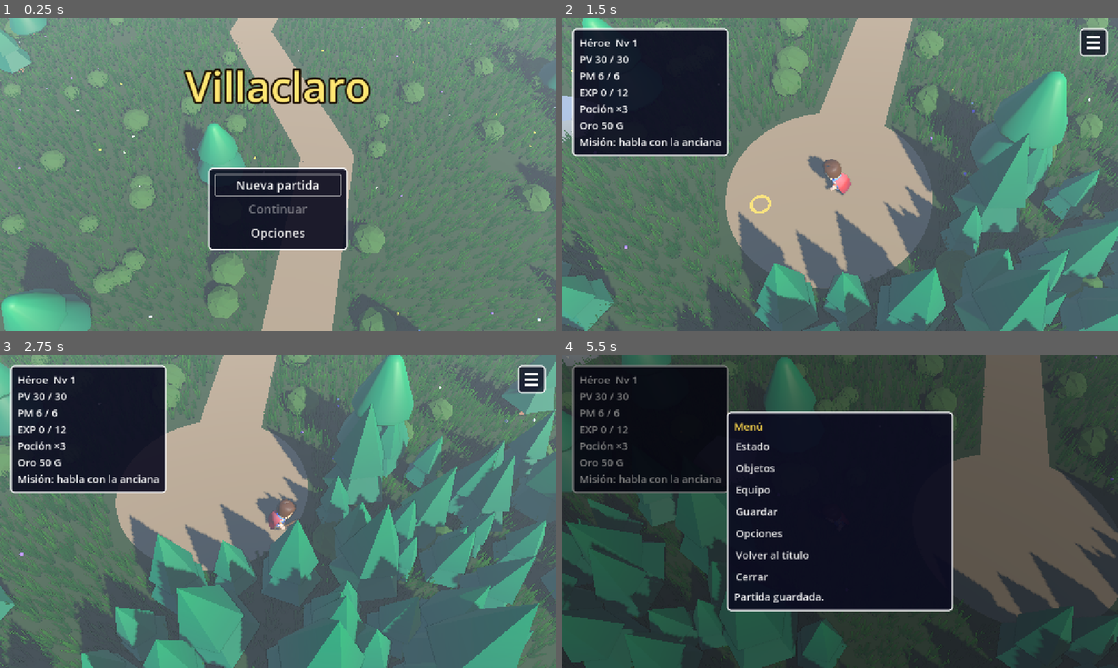
Above: before the commit, frames 1-4 (two rows, left to right).
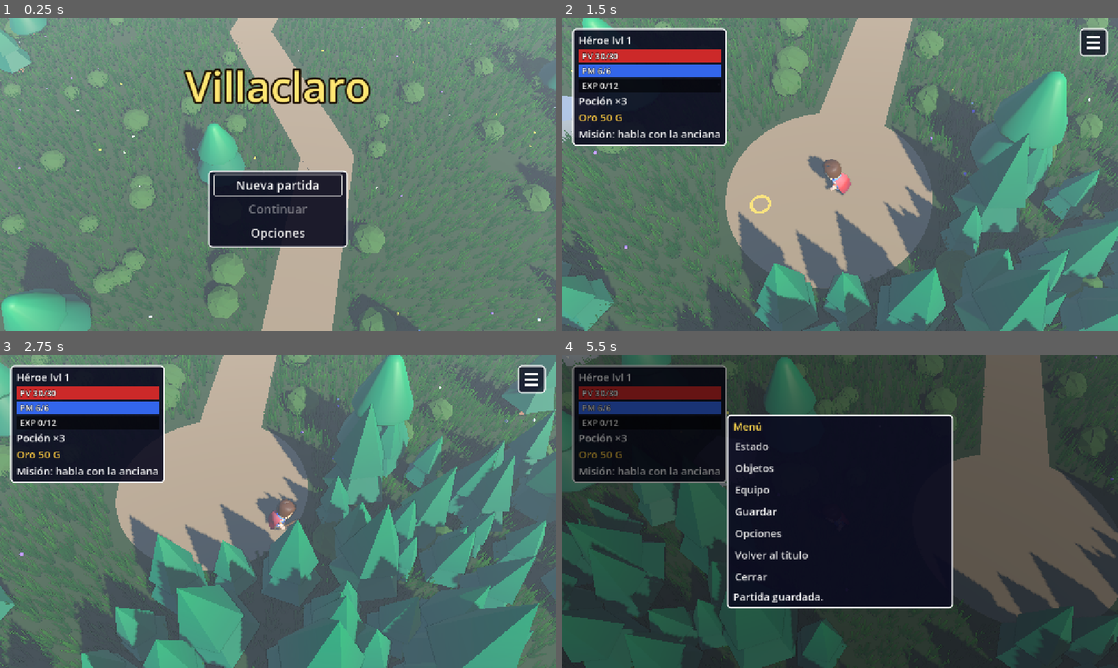
Above: after the commit, the same moments.

Repository: apergas/rpg-turnos
Game: Godot game, scene res://scenes/title/title.tscn
The game is run twice, just before and just after one commit, with the same random seed, the same clock (stepped at 60 frames per second) and the same inputs.
Inputs (mouse positions are in pixels of both pictures, inside the frame that each line leads up to):
- Up to frame 1 (0.25 s): no input
- Up to frame 2 (1.5 s): tap Enter (ui_accept) at 0.5, 0.77, 1.07 s; move the mouse to (962, 158) at 0.52 s; hold D 0.53-1.25 s; tap Keypad Enter at 0.6 s; click (962, 158) at 0.67 s; drag from (728, 190) to (812, 237) at 1.27 s
- Up to frame 3 (2.75 s): move the mouse to (333, 442) at 2.02 s; hold D from 2.03 s (still down); tap E at 2.1 s; click (333, 442) at 2.17 s
- Up to frame 4 (5.5 s): release D at 2.75 s; drag from (812, 574) to (673, 464) at 2.77 s; move the mouse to (1006, 558) at 3.52 s; hold A 3.53-4.25 s; tap Backspace at 3.6 s; click (1006, 558) at 3.67 s; tap Enter (ui_accept) at 3.77, 4.07 s; drag from (673, 464) to (756, 433) at 4.27 s; move the mouse to (867, 511) at 5.02 s; hold S from 5.03 s (still down); tap P at 5.1 s; click (867, 511) at 5.17 s

The runs differ from the first frame. In frame 1, 0.8% of the frame differs, in the area x 37-63%, y 47-75%; in frame 2, 4.9%; in frame 3, 4.9%; in frame 4, 6.9%, in the area x 1-71%, y 3-82%.

Commit message:
Fit every message window to its text and show the hero's data as colored bars

Diff:
--- a/scripts/battle/battle_scene.gd
+++ b/scripts/battle/battle_scene.gd
@@ -29,7 +29,7 @@
 const ARROW_COLOR := Color(1.0, 0.9, 0.3)
 ## A click this close (pixels) to an enemy aims at it.
 const PICK_RADIUS := 120.0
-const MP_COLOR := Color(0.4, 0.6, 1.0)
+const MP_COLOR := StatBar.MP
 const DEFEND_COLOR := Color(0.6, 0.8, 1.0)
 ## Glow of an enemy gathering strength for a charged blow.
 const CHARGE_COLOR := Color(1.0, 0.55, 0.15)
@@ -205,7 +205,7 @@
 			_finish()
 			return
 		BattleEngine.State.WON:
-			_result.show_victory(engine.exp_won, hero.experience, _new_level, engine.gold_won,
+			_result.show_victory(engine.exp_won, hero, _new_level, engine.gold_won,
 				engine.drops_won)
 		BattleEngine.State.LOST:
 			if gold_lost > 0:
--- a/scripts/game/leveling.gd
+++ b/scripts/game/leveling.gd
@@ -44,3 +44,18 @@
 ## Total EXP needed for the next level, or -1 at MAX_LEVEL.
 static func exp_for_next(level: int) -> int:
 	return EXP_TABLE[level] if level < MAX_LEVEL else -1
+
+
+## "EXP 44/62" ("EXP 3600" at MAX_LEVEL).
+static func exp_text(hero: Combatant) -> String:
+	var next := exp_for_next(hero.level)
+	return "EXP %d" % hero.experience if next < 0 else "EXP %d/%d" % [hero.experience, next]
+
+
+## How far along the current level the hero is, 0..1 (full at MAX_LEVEL).
+static func exp_ratio(hero: Combatant) -> float:
+	var next := exp_for_next(hero.level)
+	if next < 0:
+		return 1.0
+	var start: int = EXP_TABLE[hero.level - 1]
+	return clampf(float(hero.experience - start) / (next - start), 0.0, 1.0)
--- a/scripts/ui/battle_hud.gd
+++ b/scripts/ui/battle_hud.gd
@@ -1,6 +1,7 @@
 class_name BattleHud extends Control
-## Dragon Quest style battle UI: hero status (top left: name and level, PV and status
-## badges, PV bar, PM), command window and message window (bottom). Main menu: Atacar,
+## Dragon Quest style battle UI: hero status (top left: name, level and status badges,
+## PV and PM bars), command window and message window (bottom; the message window fits
+## its text, BattleHud.fit_label()). Main menu: Atacar,
 ## Hechizos, Objetos, Defender, Huir; Hechizos and Objetos open a list where a row that
 ## can't be used is grey and says why. With two enemies standing, Atacar and one-target
 ## spells ask for the target: target_changed tells the scene where to put the arrow.
@@ -24,9 +25,13 @@
 const MENU_GUARD := 0.3
 const FONT_SIZE := 24
 const BADGE_FONT_SIZE := 16
-## Width of the command window, wide enough for every row, so the message window next
-## to it keeps its size whichever list is open.
-const MENU_WIDTH := 340.0
+## Least width of the command window (a longer row widens it).
+const MENU_WIDTH := 240.0
+## Margin of the windows to the screen edges and gap between them.
+const EDGE := 24.0
+const GAP := 16.0
+## Inner margins of every window: modest, the window hugs what it holds.
+const WINDOW_MARGIN := Vector2(14, 10)
 ## Seconds each step of demo() stays on screen.
 const DEMO_STEP := 0.35
 const MAIN_ROWS: Array[String] = ["Atacar", "Hechizos", "Objetos", "Defender", "Huir"]
@@ -52,14 +57,12 @@
 
 var _engine: BattleEngine
 var _name_label: Label
-var _hp_label: Label
 var _badges: HBoxContainer
-var _hp_bar: ProgressBar
-var _mp_label: Label
+var _hp_bar: StatBar
+var _mp_bar: StatBar
 var _menu: PanelContainer
 var _list: VBoxContainer
 var _message: Label
-var _hp_fill := StyleBoxFlat.new()
 var _audio: AudioDirector
 var _page := Page.NONE
 ## Buttons of the open list and the one under the cursor.
@@ -103,24 +106,15 @@
 
 
 func update_level(level: int) -> void:
-	_name_label.text = "%s  Nv %d" % [_engine.hero.display_name, level]
+	_name_label.text = "%s lvl %d" % [_engine.hero.display_name, level]
 
 
 func update_hp(hp: int, max_hp: int) -> void:
-	_hp_label.text = "PV %d / %d" % [hp, max_hp]
-	_hp_bar.max_value = max_hp
-	_hp_bar.value = hp
-	var ratio := float(hp) / maxf(1.0, max_hp)
-	if ratio <= 0.25:
-		_hp_fill.bg_color = Color(0.85, 0.15, 0.15)
-	elif ratio <= 0.5:
-		_hp_fill.bg_color = Color(0.9, 0.8, 0.15)
-	else:
-		_hp_fill.bg_color = Color(0.2, 0.75, 0.25)
+	_hp_bar.show_hp(hp, max_hp)
 
 
 func update_mp(mp: int, max_mp: int) -> void:
-	_mp_label.text = "PM %d / %d" % [mp, max_mp]
+	_mp_bar.show_mp(mp, max_mp)
 
 
 ## One colored badge per status the hero has.
@@ -176,7 +170,7 @@
 
 
 func show_message(text: String) -> void:
-	_message.text = text
+	_set_message(text)
 	_message.visible_characters = 0
 	_advance_requested = false
 	var total := _message.get_total_character_count()
@@ -201,11 +195,34 @@
 	style.border_color = Color.WHITE
 	style.set_border_width_all(3)
 	style.set_corner_radius_all(8)
-	style.set_content_margin_all(16)
+	style.content_margin_left = WINDOW_MARGIN.x
+	style.content_margin_right = WINDOW_MARGIN.x
+	style.content_margin_top = WINDOW_MARGIN.y
+	style.content_margin_bottom = WINDOW_MARGIN.y
 	var panel := PanelContainer.new()
 	panel.add_theme_stylebox_override("panel", style)
 	panel.mouse_filter = Control.MOUSE_FILTER_IGNORE
 	return panel
+
+
+## Width of text on one line in label's font.
+static func text_width(label: Label, text: String) -> float:
+	return label.get_theme_font("font").get_multiline_string_size(text,
+		HORIZONTAL_ALIGNMENT_LEFT, -1, label.get_theme_font_size("font_size")).x
+
+
+## Sets the text so the window around label fits it: on one line up to max_width, wrapped
+## at max_width past that. A window only follows if it has no size of its own: anchored
+## with equal offsets, inside a CenterContainer or shrunk in a box.
+static func fit_label(label: Label, text: String, max_width: float) -> void:
+	label.text = text
+	if text_width(label, text) > max_width:
+		label.autowrap_mode = TextServer.AUTOWRAP_WORD_SMART
+		label.custom_minimum_size.x = max_width
+	else:
+		# The whole width at once, so a window that types its text doesn't grow with it.
+		label.autowrap_mode = TextServer.AUTOWRAP_OFF
+		label.custom_minimum_size.x = text_width(label, text)
 
 
 ## Every key of the menus is read here, before the buttons see it, so WASD and the
@@ -274,13 +291,13 @@
 		Page.MAIN:
 			for text in MAIN_ROWS:
 				_add_row(text, true)
-			_message.text = "¿Qué hará %s?" % _engine.hero.display_name
+			_set_message("¿Qué hará %s?" % _engine.hero.display_name)
 		Page.SPELLS:
 			for skill in _engine.hero.skills:
 				var why := _engine.problem(BattleEngine.cmd_skill(skill))
 				_add_row(_with_reason("%s  %d PM" % [skill.display_name, skill.mp_cost], why),
 					why == "")
-			_message.text = "¿Qué hechizo?"
+			_set_message("¿Qué hechizo?")
 		Page.ITEMS:
 			for id in _item_ids():
 				var why := _engine.problem(BattleEngine.cmd_item(id))
@@ -288,7 +305,7 @@
 					_engine.inventory.count(id)], why), why == "")
 			if _rows.is_empty():
 				_list.add_child(_label("No llevas objetos."))
-			_message.text = "¿Qué objeto?"
+			_set_message("¿Qué objeto?")
 	_message.visible_characters = -1
 	_set_cursor(cursor)
 
@@ -410,7 +427,7 @@
 	_target_back_cursor = _cursor
 	_targets = _engine.alive_enemies()
 	_page = Page.TARGET
-	_message.text = "¿A quién?"
+	_set_message("¿A quién?")
 	_message.visible_characters = -1
 	_aim_at(0)
 
@@ -448,44 +465,41 @@
 
 func _build_status() -> void:
 	var panel := make_window()
-	panel.position = Vector2(24, 24)
-	panel.custom_minimum_size = Vector2(240, 0)
+	panel.position = Vector2(EDGE, EDGE)
 	add_child(panel)
 	var box := VBoxContainer.new()
+	box.add_theme_constant_override("separation", 4)
 	panel.add_child(box)
+	var title_row := HBoxContainer.new()
+	title_row.add_theme_constant_override("separation", 10)
+	box.add_child(title_row)
 	_name_label = _label()
-	box.add_child(_name_label)
-	var hp_row := HBoxContainer.new()
-	hp_row.add_theme_constant_override("separation", 10)
-	box.add_child(hp_row)
-	_hp_label = _label()
-	hp_row.add_child(_hp_label)
+	title_row.add_child(_name_label)
 	_badges = HBoxContainer.new()
 	_badges.add_theme_constant_override("separation", 4)
-	hp_row.add_child(_badges)
-	_hp_bar = ProgressBar.new()
-	_hp_bar.show_percentage = false
-	_hp_bar.custom_minimum_size = Vector2(0, 10)
-	_hp_bar.mouse_filter = Control.MOUSE_FILTER_IGNORE
-	_hp_bar.add_theme_stylebox_override("fill", _hp_fill)
+	title_row.add_child(_badges)
+	_hp_bar = StatBar.new(StatBar.HP)
 	box.add_child(_hp_bar)
-	_mp_label = _label()
-	box.add_child(_mp_label)
+	_mp_bar = StatBar.new(StatBar.MP)
+	box.add_child(_mp_bar)
 
 
 func _build_bottom() -> void:
 	var row := HBoxContainer.new()
-	row.set_anchors_preset(Control.PRESET_BOTTOM_WIDE)
-	row.offset_left = 24
-	row.offset_right = -24
-	row.offset_top = -272
-	row.offset_bottom = -24
-	row.add_theme_constant_override("separation", 16)
+	# No size of its own: it grows up from the bottom edge as its windows need.
+	row.set_anchors_preset(Control.PRESET_BOTTOM_LEFT)
+	row.offset_left = EDGE
+	row.offset_right = EDGE
+	row.offset_top = -EDGE
+	row.offset_bottom = -EDGE
+	row.grow_vertical = Control.GROW_DIRECTION_BEGIN
+	row.add_theme_constant_override("separation", int(GAP))
 	row.mouse_filter = Control.MOUSE_FILTER_IGNORE
 	add_child(row)
 
 	_menu = make_window()
 	_menu.custom_minimum_size = Vector2(MENU_WIDTH, 0)
+	_menu.size_flags_vertical = Control.SIZE_SHRINK_END
 	row.add_child(_menu)
 	_list = VBoxContainer.new()
 	_list.add_theme_constant_override("separation", 0)
@@ -493,12 +507,16 @@
 	_menu.add_child(_list)
 
 	var message_window := make_window()
-	message_window.size_flags_horizontal = Control.SIZE_EXPAND_FILL
+	message_window.size_flags_vertical = Control.SIZE_SHRINK_END
 	row.add_child(message_window)
 	_message = _label()
-	_message.autowrap_mode = TextServer.AUTOWRAP_WORD_SMART
-	_message.vertical_alignment = VERTICAL_ALIGNMENT_TOP
 	message_window.add_child(_message)
+
+
+## Sets the message and fits its window to it, in the room the command window leaves.
+func _set_message(text: String) -> void:
+	var room := get_viewport_rect().size.x - EDGE * 2.0 - GAP - maxf(_menu.size.x, MENU_WIDTH)
+	fit_label(_message, text, room - WINDOW_MARGIN.x * 2.0)
 
 
 ## A small colored tag with the status name.
--- a/scripts/ui/battle_result.gd
+++ b/scripts/ui/battle_result.gd
@@ -6,7 +6,8 @@
 signal continue_requested
 
 var _title: Label
-var _detail: Label
+var _detail: VBoxContainer
+var _exp_bar: StatBar
 var _continue: Button
 
 
@@ -21,15 +22,16 @@
 	center.mouse_filter = Control.MOUSE_FILTER_IGNORE
 	add_child(center)
 	var panel := BattleHud.make_window()
-	panel.custom_minimum_size = Vector2(420, 0)
 	center.add_child(panel)
 	var box := VBoxContainer.new()
-	box.add_theme_constant_override("separation", 16)
+	box.add_theme_constant_override("separation", 10)
 	panel.add_child(box)
 	_title = _label(40)
 	box.add_child(_title)
-	_detail = _label(24)
+	_detail = VBoxContainer.new()
 	box.add_child(_detail)
+	_exp_bar = StatBar.new(StatBar.EXP)
+	box.add_child(_exp_bar)
 	_continue = Button.new()
 	_continue.text = "Continuar"
 	_continue.add_theme_font_size_override("font_size", 24)
@@ -39,28 +41,44 @@
 
 
 ## new_level is 0 when the hero did not level up; drops holds one item id per item won.
-func show_victory(exp_gained: int, total_exp: int, new_level: int, gold: int,
+func show_victory(exp_gained: int, hero: Combatant, new_level: int, gold: int,
 		drops: Array[String]) -> void:
 	_title.text = "¡Victoria!"
-	var lines := PackedStringArray(["+%d EXP  (total: %d)" % [exp_gained, total_exp]])
+	_clear_detail()
+	_add_line("+%d EXP" % exp_gained, StatBar.EXP_TEXT)
 	if new_level > 0:
-		lines.append("¡Nivel %d!" % new_level)
+		_add_line("¡Nivel %d!" % new_level, Color.WHITE)
 	if gold > 0:
-		lines.append("+%d G" % gold)
+		_add_line("+%d G" % gold, StatBar.GOLD)
 	for id in drops:
-		lines.append("+1 %s" % Inventory.display_name(id))
-	_detail.text = "\n".join(lines)
+		_add_line("+1 %s" % Inventory.display_name(id), Color.WHITE)
+	_exp_bar.show_exp(hero)
+	_exp_bar.show()
 	_open()
 
 
 ## gold_lost: the gold taken from the hero (0 shows no gold line).
 func show_defeat(gold_lost := 0) -> void:
 	_title.text = "Has sido derrotado"
-	_detail.text = "Volverás al pueblo."
+	_clear_detail()
 	if gold_lost > 0:
-		_detail.text = "Pierdes %d G.
-Volverás al pueblo." % gold_lost
+		_add_line("Pierdes %d G." % gold_lost, StatBar.GOLD)
+	_add_line("Volverás al pueblo.", Color.WHITE)
+	_exp_bar.hide()
 	_open()
+
+
+func _clear_detail() -> void:
+	for child in _detail.get_children():
+		_detail.remove_child(child)
+		child.queue_free()
+
+
+func _add_line(text: String, color: Color) -> void:
+	var label := _label(24)
+	label.text = text
+	label.add_theme_color_override("font_color", color)
+	_detail.add_child(label)
 
 
 func _open() -> void:
--- a/scripts/ui/dialogue_box.gd
+++ b/scripts/ui/dialogue_box.gd
@@ -1,5 +1,6 @@
 class_name DialogueBox extends Control
-## Dialogue window at the bottom of the world map. say() shows one line at a time and
+## Dialogue window at the bottom of the world map, as wide as the longest line it will
+## say (up to MAX_WIDTH, then lines wrap). say() shows one line at a time and
 ## returns once the last one is dismissed with Enter / Space or a click. With
 ## `-- --autoplay` the lines advance by themselves and are printed.
 
@@ -8,6 +9,8 @@
 const FONT_SIZE := 24
 const SPEAKER_COLOR := Color(1.0, 0.85, 0.3)
 const AUTOPLAY_DELAY := 0.8
+const MAX_WIDTH := 1000.0
+const BOTTOM := 24.0
 
 var _autoplay := false
 var _listening := false
@@ -21,18 +24,19 @@
 	set_anchors_and_offsets_preset(Control.PRESET_FULL_RECT)
 	mouse_filter = Control.MOUSE_FILTER_IGNORE
 	var panel := BattleHud.make_window()
-	panel.set_anchors_preset(Control.PRESET_BOTTOM_WIDE)
-	panel.offset_left = 40
-	panel.offset_right = -40
-	panel.offset_top = -170
-	panel.offset_bottom = -24
+	panel.set_anchors_preset(Control.PRESET_CENTER_BOTTOM)
+	panel.offset_left = 0
+	panel.offset_right = 0
+	panel.offset_top = -BOTTOM
+	panel.offset_bottom = -BOTTOM
+	panel.grow_horizontal = Control.GROW_DIRECTION_BOTH
+	panel.grow_vertical = Control.GROW_DIRECTION_BEGIN
 	add_child(panel)
 	var box := VBoxContainer.new()
 	panel.add_child(box)
 	_speaker = _label(SPEAKER_COLOR)
 	box.add_child(_speaker)
 	_line = _label(Color.WHITE)
-	_line.autowrap_mode = TextServer.AUTOWRAP_WORD_SMART
 	box.add_child(_line)
 	hide()
 
@@ -44,6 +48,7 @@
 
 func say(speaker: String, lines: Array[String]) -> void:
 	_speaker.text = speaker
+	_fit_to(lines)
 	show()
 	if _audio:
 		_audio.play_sfx(SfxLibrary.DIALOGUE)
@@ -72,6 +77,19 @@
 		_advanced.emit()
 
 
+## The box keeps one width through the whole dialogue: that of its longest line.
+func _fit_to(lines: Array[String]) -> void:
+	var longest := ""
+	var width := 0.0
+	for text in lines:
+		var line_width := BattleHud.text_width(_line, text)
+		if line_width > width:
+			longest = text
+			width = line_width
+	BattleHud.fit_label(_line, longest, MAX_WIDTH)
+	_line.custom_minimum_size.x = minf(width, MAX_WIDTH)
+
+
 func _label(color: Color) -> Label:
 	var label := Label.new()
 	label.add_theme_font_size_override("font_size", FONT_SIZE)
--- a/scripts/ui/shop_window.gd
+++ b/scripts/ui/shop_window.gd
@@ -22,7 +22,8 @@
 const WORSE := Color(1.0, 0.35, 0.3)
 const NAME_WIDTH := 300.0
 const PRICE_WIDTH := 90.0
-const WINDOW_WIDTH := 640.0
+## Messages under the list wrap past this width.
+const MESSAGE_WIDTH := 640.0
 ## Seconds each step stays on screen on autoplay.
 const AUTOPLAY_STEP := 0.7
 
@@ -76,17 +77,17 @@
 	center.mouse_filter = Control.MOUSE_FILTER_IGNORE
 	add_child(center)
 	var window := BattleHud.make_window()
-	window.custom_minimum_size = Vector2(WINDOW_WIDTH, 0)
 	center.add_child(window)
 	var box := VBoxContainer.new()
-	box.add_theme_constant_override("separation", 10)
+	box.add_theme_constant_override("separation", 8)
 	window.add_child(box)
 	var header := HBoxContainer.new()
+	header.add_theme_constant_override("separation", 24)
 	box.add_child(header)
 	_keeper = _label("", TITLE_COLOR)
 	_keeper.size_flags_horizontal = Control.SIZE_EXPAND_FILL
 	header.add_child(_keeper)
-	_gold = _label("", Color.WHITE)
+	_gold = _label("", StatBar.GOLD)
 	header.add_child(_gold)
 	_title = _label("", Color.WHITE)
 	box.add_child(_title)
@@ -94,7 +95,7 @@
 	_rows.add_theme_constant_override("separation", 6)
 	box.add_child(_rows)
 	_message = _label("", Color.WHITE)
-	_message.autowrap_mode = TextServer.AUTOWRAP_WORD_SMART
+	_message.hide()
 	box.add_child(_message)
 	hide()
 
@@ -103,7 +104,7 @@
 func run(shop_id: String) -> void:
 	_shop_id = shop_id
 	_keeper.text = Shop.keeper(shop_id)
-	_message.text = ""
+	_set_message("")
 	show()
 	_sfx(SfxLibrary.DIALOGUE)
 	_show_page("menu")
@@ -118,7 +119,7 @@
 ## Shows speaker and question with Sí / No and returns true for Sí (Esc is No).
 func ask(speaker: String, question: String) -> bool:
 	_keeper.text = speaker
-	_message.text = ""
+	_set_message("")
 	show()
 	_sfx(SfxLibrary.DIALOGUE)
 	_show_page("question")
@@ -153,7 +154,7 @@
 		"question":
 			_answered.emit(false)
 		_:
-			_message.text = ""
+			_set_message("")
 			_show_page("menu")
 
 
@@ -201,7 +202,7 @@
 
 func _open(page: String) -> void:
 	_sfx(SfxLibrary.ACCEPT)
-	_message.text = ""
+	_set_message("")
 	_show_page(page)
 
 
@@ -215,7 +216,7 @@
 	button.pressed.connect(_buy.bind(id))
 	button.set_meta("id", id)
 	row.add_child(button)
-	var price := _label("%d G" % Shop.price(id), GREY if why != "" else Color.WHITE)
+	var price := _label("%d G" % Shop.price(id), GREY if why != "" else StatBar.GOLD)
 	price.custom_minimum_size.x = PRICE_WIDTH
 	row.add_child(price)
 	var info := Shop.compare(_state, id)
@@ -238,7 +239,7 @@
 	button.pressed.connect(_sell.bind(id))
 	button.set_meta("id", id)
 	row.add_child(button)
-	var price := _label("%d G" % Shop.sell_price(id), GREY if why != "" else Color.WHITE)
+	var price := _label("%d G" % Shop.sell_price(id), GREY if why != "" else StatBar.GOLD)
 	price.custom_minimum_size.x = PRICE_WIDTH
 	row.add_child(price)
 	if why != "":
@@ -323,9 +324,15 @@
 
 ## Shows text under the list; on autoplay also prints it.
 func _say(text: String) -> void:
-	_message.text = text
+	_set_message(text)
 	if _autoplay:
 		print(text)
+
+
+## The line under the list; an empty one takes no room, so the window hugs the rows.
+func _set_message(text: String) -> void:
+	BattleHud.fit_label(_message, text, MESSAGE_WIDTH)
+	_message.visible = text != ""
 
 
 func _row() -> HBoxContainer:
--- /dev/null
+++ b/scripts/ui/stat_bar.gd
@@ -0,0 +1,60 @@
+class_name StatBar extends Control
+## One datum of the hero as a bar with its text on top ("PV 42/42"), and the colors every
+## window uses for the hero's data: gold golden, PV red, PM blue, EXP green. It draws
+## itself and redraws only when its value changes, so a dozen of them cost nothing.
+
+const HP := Color(0.8, 0.16, 0.16)
+const MP := Color(0.2, 0.4, 0.92)
+const EXP := Color(0.18, 0.62, 0.26)
+const GOLD := Color(1.0, 0.8, 0.25)
+## The EXP as text on a dark window (the bar's green is too dark to read there).
+const EXP_TEXT := Color(0.4, 0.9, 0.48)
+const BACK := Color(0.0, 0.0, 0.0, 0.55)
+const BAR_SIZE := Vector2(220, 30)
+const FONT_SIZE := 20
+const OUTLINE := 4
+
+var _color: Color
+var _text := ""
+var _ratio := 0.0
+
+
+func _init(color: Color, width := BAR_SIZE.x) -> void:
+	_color = color
+	custom_minimum_size = Vector2(width, BAR_SIZE.y)
+	mouse_filter = Control.MOUSE_FILTER_IGNORE
+
+
+## "Héroe lvl 3", the name every window gives the hero.
+static func hero_title(hero: Combatant) -> String:
+	return "%s lvl %d" % [hero.display_name, hero.level]
+
+
+func show_hp(hp: int, max_hp: int) -> void:
+	_show("PV %d/%d" % [hp, max_hp], float(hp) / maxf(1.0, max_hp))
+
+
+func show_mp(mp: int, max_mp: int) -> void:
+	_show("PM %d/%d" % [mp, max_mp], float(mp) / maxf(1.0, max_mp))
+
+
+func show_exp(hero: Combatant) -> void:
+	_show(Leveling.exp_text(hero), Leveling.exp_ratio(hero))
+
+
+func _show(text: String, ratio: float) -> void:
+	if text == _text and is_equal_approx(ratio, _ratio):
+		return
+	_text = text
+	_ratio = ratio
+	queue_redraw()
+
+
+func _draw() -> void:
+	draw_rect(Rect2(Vector2.ZERO, size), BACK)
+	draw_rect(Rect2(Vector2.ZERO, Vector2(size.x * clampf(_ratio, 0.0, 1.0), size.y)), _color)
+	var font := get_theme_default_font()
+	var at := Vector2(8, (size.y + font.get_ascent(FONT_SIZE) - font.get_descent(FONT_SIZE)) / 2.0)
+	draw_string_outline(font, at, _text, HORIZONTAL_ALIGNMENT_LEFT, -1, FONT_SIZE, OUTLINE,
+		Color.BLACK)
+	draw_string(font, at, _text, HORIZONTAL_ALIGNMENT_LEFT, -1, FONT_SIZE, Color.WHITE)
--- a/scripts/world/world.gd
+++ b/scripts/world/world.gd
@@ -41,6 +41,9 @@
 const ACTOR_SCENE := preload("res://scenes/battle/battle_actor.tscn")
 const HERO_DATA := preload("res://data/hero.tres")
 const NOTICE_TIME := 2.0
+## The notice window, top centre (clear of the status window and the ☰ button).
+const NOTICE_MAX_WIDTH := 640.0
+const UI_EDGE := 24.0
 const FONT_SIZE := 24
 ## How close the player must be to talk to a figure / to open a chest / to run into the
 ## boss / to take an exit.
@@ -122,13 +125,14 @@
 var _boss_present := false
 var _ui: CanvasLayer
 var _name_label: Label
-var _hp_label: Label
-var _mp_label: Label
-var _exp_label: Label
+var _hp_bar: StatBar
+var _mp_bar: StatBar
+var _exp_bar: StatBar
 var _potion_label: Label
 var _gold_label: Label
 var _quest_label: Label
 var _notice: Label
+var _notice_window: PanelContainer
 var _notice_serial := 0
 var _prompt: Label
 var _dialogue: DialogueBox
@@ -392,31 +396,27 @@
 
 
 func refresh_status(hero: Combatant, potions: int, gold: int, quest_text := "") -> void:
-	_name_label.text = "%s  Nv %d" % [hero.display_name, hero.level]
-	_hp_label.text = "PV %d / %d" % [hero.hp, hero.max_hp]
-	_mp_label.text = "PM %d / %d" % [hero.mp, hero.max_mp]
-	var next := Leveling.exp_for_next(hero.level)
-	if next < 0:
-		_exp_label.text = "EXP %d" % hero.experience
-	else:
-		_exp_label.text = "EXP %d / %d" % [hero.experience, next]
+	_name_label.text = StatBar.hero_title(hero)
+	_hp_bar.show_hp(hero.hp, hero.max_hp)
+	_mp_bar.show_mp(hero.mp, hero.max_mp)
+	_exp_bar.show_exp(hero)
 	_potion_label.text = "%s ×%d" % [Inventory.display_name(Inventory.POTION), potions]
 	_gold_label.text = "Oro %d G" % gold
 	_quest_label.text = quest_text
 	_quest_label.visible = quest_text != ""
 
 
-## Shows a short line under the status for NOTICE_TIME seconds (a newer one replaces it).
+## Shows a short line in its own window for NOTICE_TIME seconds (a newer one replaces it).
 func show_notice(text: String) -> void:
 	_notice_serial += 1
 	var serial := _notice_serial
-	_notice.text = text
-	_notice.show()
+	BattleHud.fit_label(_notice, text, NOTICE_MAX_WIDTH)
+	_notice_window.show()
 	if _autoplay:
 		print(text)
 	await get_tree().create_timer(NOTICE_TIME).timeout
 	if serial == _notice_serial:
-		_notice.hide()
+		_notice_window.hide()
 
 
 func _trigger(boss: bool) -> void:
@@ -682,29 +682,38 @@
 	_ui = CanvasLayer.new()
 	add_child(_ui)
 	var panel := BattleHud.make_window()
-	panel.position = Vector2(24, 24)
-	panel.custom_minimum_size = Vector2(240, 0)
+	panel.position = Vector2(UI_EDGE, UI_EDGE)
 	_ui.add_child(panel)
 	var box := VBoxContainer.new()
+	box.add_theme_constant_override("separation", 4)
 	panel.add_child(box)
 	_name_label = _label()
 	box.add_child(_name_label)
-	_hp_label = _label()
-	box.add_child(_hp_label)
-	_mp_label = _label()
-	box.add_child(_mp_label)
-	_exp_label = _label()
-	box.add_child(_exp_label)
+	_hp_bar = StatBar.new(StatBar.HP)
+	box.add_child(_hp_bar)
+	_mp_bar = StatBar.new(StatBar.MP)
+	box.add_child(_mp_bar)
+	_exp_bar = StatBar.new(StatBar.EXP)
+	box.add_child(_exp_bar)
 	_potion_label = _label()
 	box.add_child(_potion_label)
 	_gold_label = _label()
+	_gold_label.add_theme_color_override("font_color", StatBar.GOLD)
 	box.add_child(_gold_label)
 	_quest_label = _label()
 	_quest_label.hide()
 	box.add_child(_quest_label)
+	_notice_window = BattleHud.make_window()
+	_notice_window.set_anchors_preset(Control.PRESET_CENTER_TOP)
+	_notice_window.offset_left = 0
+	_notice_window.offset_right = 0
+	_notice_window.offset_top = UI_EDGE
+	_notice_window.offset_bottom = UI_EDGE
+	_notice_window.grow_horizontal = Control.GROW_DIRECTION_BOTH
+	_notice_window.hide()
+	_ui.add_child(_notice_window)
 	_notice = _label()
-	_notice.hide()
-	box.add_child(_notice)
+	_notice_window.add_child(_notice)
 	_prompt = _label()
 	_prompt.text = PROMPTS[TALK]
 	_prompt.add_theme_color_override("font_outline_color", Color.BLACK)
Not shown, added: scripts/ui/stat_bar.gd.uid
